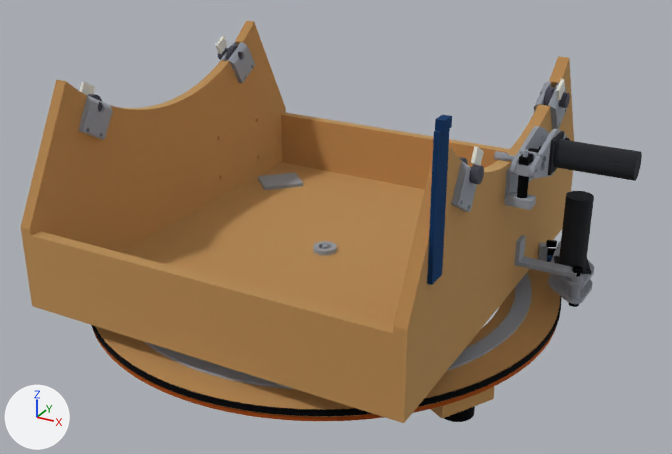
What one commit did to the glTF model goto-rebuild/out/base.glb.
Camera for both pictures: a camera (50 mm lens) standing at (684.0, -1206.0, 753.0) and looking at (36.0, -28.0, 164.0). Every picture has the same lights, and +X, +Y and +Z are marked at lower left. The older version comes first. Where no turn or scale is listed for an object, it has been applied to the vertices. Vertices at exactly the same position are counted once.

The first picture shows 'alt_axles', 'alt_motor_GM9000', 'alt_read_head', 'alt_roller_blocks', 'alt_rollers', 'az_belt_on_rim', 'az_motor_GM9000', 'az_read_head', 'az_track', 'encoder_strip_az', 'feet', 'ground_ring', 'rocker_ends', 'rocker_floor', 'rocker_wall_drive', 'rocker_wall_plain' and 26 more.
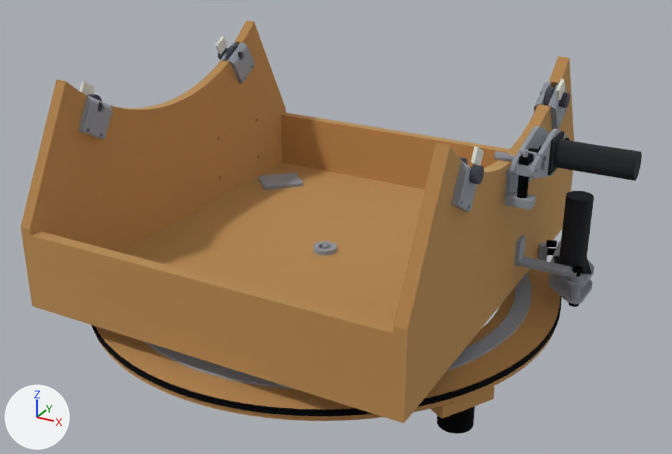
The newer file is also turned or shifted as a whole; pictures and numbers use the older file's frame.

Location of each change, (x1, y1, x2, y2) in pixels of the pictures (672 x 454 px):
```json
{"object": "alt_read_head", "change": "deleted", "before": [427, 115, 452, 285], "on screen": "blue"}
{"object": "encoder_strip_az", "change": "deleted", "before": [92, 326, 557, 421]}
{"object": "feet", "change": "rescaled", "before": [444, 406, 475, 422], "after": [437, 406, 475, 434]}
```

Scene script edits in JSON lines:
```json
{"block": "me_feet", "where": "# used by ob_feet; location = (0.0, 0.0, 0.0)"}
{"op": "remove", "block": "me_feet", "code": "me_feet.from_pydata(...)  # 756 vertices, 1500 faces; spans x -333.0..333.0, y -203.0..381.0, z 0.0..19.0"}
{"op": "add", "block": "me_feet", "code": "me_feet.from_pydata(...)  # 756 vertices, 1500 faces; spans x -333.0..333.0, y -203.0..381.0, z -19.0..19.0"}
{"block": "me_feet", "change": "me_feet part 1: the whole mesh is scaled about its middle by (1, 1, 2), then moved by (0.0, 0.0, -10.0)"}
{"op": "remove", "block": "ob_encoder_strip_az", "code": ["ob_encoder_strip_az = bpy.data.objects.new('encoder_strip_az', me_encoder_strip_az)", "ob_encoder_strip_az.location = (0.0, 0.0, 0.0)"]}
{"op": "remove", "block": "ob_alt_read_head", "code": ["ob_alt_read_head = bpy.data.objects.new('alt_read_head', me_alt_read_head)", "ob_alt_read_head.location = (0.0, 0.0, 0.0)"]}
{"op": "remove", "block": "ob_az_read_head", "code": ["ob_az_read_head = bpy.data.objects.new('az_read_head', me_az_read_head)", "ob_az_read_head.location = (0.0, 0.0, 0.0)"]}
```
